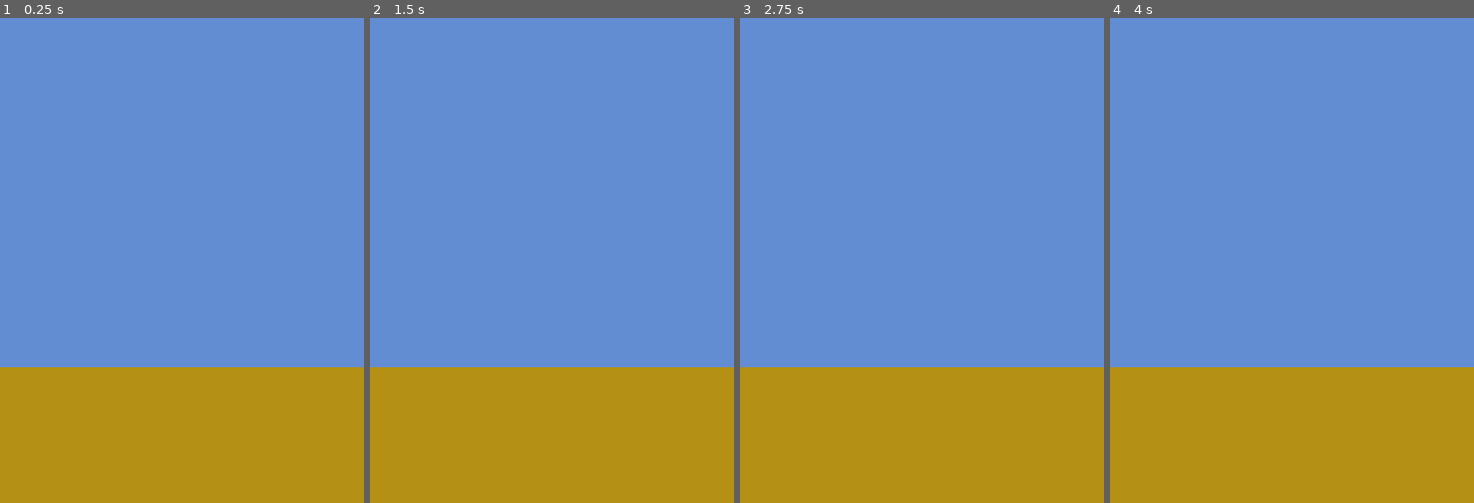
Above: before the commit, frames 1-4 (left to right).
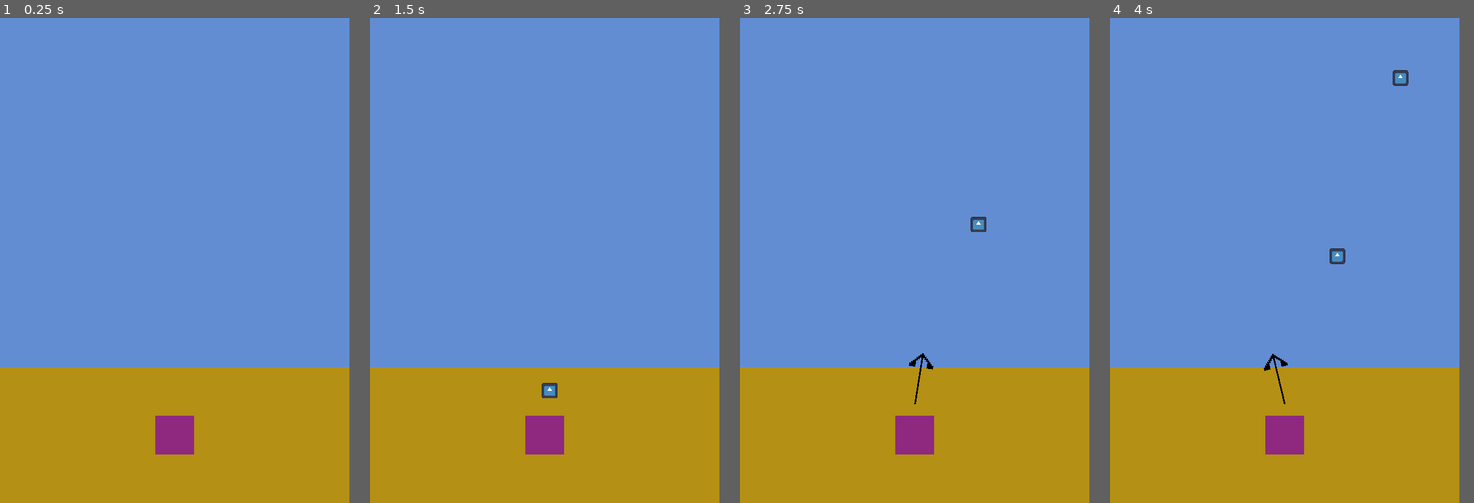
Above: after the commit, the same moments.

Repository: frostblooded/dirty_sea
Game: Godot game, scene res://scenes/game.tscn
Same seed, same stepped clock (60 frames per second), same inputs: the game is played once before the commit and once after it. The engine's default icon, where the game draws it, is replaced by a stand-in: a white triangle on a blue panel in a dark square.
Inputs:
- Up to frame 1 (0.25 s): no input
- Up to frame 2 (1.5 s): tap Enter at 0.5 s; tap Space (interact, bound only after the commit) at 0.6, 1.35 s
- Up to frame 3 (2.75 s): tap Space (interact, bound only after the commit) at 2.1 s
- Up to frame 4 (4 s): tap Space (interact, bound only after the commit) at 2.85, 3.6 s
In our replay, the window is 600x800 before the commit and 576x800 after it. These sizes can differ from the game's own. Grey fills any space a smaller window leaves; there, only what the larger window draws over its background counts as a difference.

The runs differ from the first frame. In frame 1, 2.0% of the frame differs, in the area x 42-100%, y 72-100%; in frame 2, 2.1%; in frame 3, 2.2%; in frame 4, 2.4%, in the area x 42-100%, y 10-100%.

Commit message:
Make the player throw trash

Diff:
--- a/project.godot
+++ b/project.godot
@@ -15,12 +15,65 @@
 config/features=PackedStringArray("4.2", "GL Compatibility")
 config/icon="res://icon.svg"
 
+[debug]
+
+gdscript/warnings/unassigned_variable=2
+gdscript/warnings/unassigned_variable_op_assign=2
+gdscript/warnings/unused_variable=2
+gdscript/warnings/unused_local_constant=2
+gdscript/warnings/unused_private_class_variable=2
+gdscript/warnings/unused_parameter=2
+gdscript/warnings/unused_signal=2
+gdscript/warnings/shadowed_variable=2
+gdscript/warnings/shadowed_variable_base_class=2
+gdscript/warnings/shadowed_global_identifier=2
+gdscript/warnings/unreachable_code=2
+gdscript/warnings/unreachable_pattern=2
+gdscript/warnings/standalone_expression=2
+gdscript/warnings/standalone_ternary=2
+gdscript/warnings/incompatible_ternary=2
+gdscript/warnings/property_used_as_function=2
+gdscript/warnings/constant_used_as_function=2
+gdscript/warnings/function_used_as_property=2
+gdscript/warnings/untyped_declaration=2
+gdscript/warnings/inferred_declaration=2
+gdscript/warnings/unsafe_property_access=2
+gdscript/warnings/unsafe_method_access=2
+gdscript/warnings/unsafe_cast=2
+gdscript/warnings/unsafe_call_argument=2
+gdscript/warnings/unsafe_void_return=2
+gdscript/warnings/return_value_discarded=2
+gdscript/warnings/static_called_on_instance=2
+gdscript/warnings/redundant_static_unload=2
+gdscript/warnings/redundant_await=2
+gdscript/warnings/assert_always_true=2
+gdscript/warnings/assert_always_false=2
+gdscript/warnings/integer_division=2
+gdscript/warnings/narrowing_conversion=2
+gdscript/warnings/int_as_enum_without_cast=2
+gdscript/warnings/int_as_enum_without_match=2
+gdscript/warnings/empty_file=2
+gdscript/warnings/deprecated_keyword=2
+gdscript/warnings/confusable_identifier=2
+gdscript/warnings/confusable_local_declaration=2
+gdscript/warnings/confusable_local_usage=2
+
 [display]
 
-window/size/viewport_width=600
+window/size/viewport_width=576
 window/size/viewport_height=800
+
+[input]
+
+interact={
+"deadzone": 0.5,
+"events": [Object(InputEventKey,"resource_local_to_scene":false,"resource_name":"","device":-1,"window_id":0,"alt_pressed":false,"shift_pressed":false,"ctrl_pressed":false,"meta_pressed":false,"pressed":false,"keycode":0,"physical_keycode":32,"key_label":0,"unicode":32,"echo":false,"script":null)
+, Object(InputEventKey,"resource_local_to_scene":false,"resource_name":"","device":-1,"window_id":0,"alt_pressed":false,"shift_pressed":false,"ctrl_pressed":false,"meta_pressed":false,"pressed":false,"keycode":0,"physical_keycode":69,"key_label":0,"unicode":101,"echo":false,"script":null)
+]
+}
 
 [rendering]
 
+textures/canvas_textures/default_texture_filter=0
 renderer/rendering_method="gl_compatibility"
 renderer/rendering_method.mobile="gl_compatibility"
--- a/scenes/game.tscn
+++ b/scenes/game.tscn
@@ -1,4 +1,6 @@
-[gd_scene load_steps=5 format=3 uid="uid://cvvvodfer4c1a"]
+[gd_scene load_steps=6 format=3 uid="uid://cvvvodfer4c1a"]
+
+[ext_resource type="PackedScene" uid="uid://cipl4wfygi7qj" path="res://scenes/player.tscn" id="1_mv7qe"]
 
 [sub_resource type="Gradient" id="Gradient_ts1nn"]
 offsets = PackedFloat32Array(1)
@@ -17,11 +19,16 @@
 [node name="Game" type="Node2D"]
 
 [node name="SandSprite" type="Sprite2D" parent="."]
-position = Vector2(300, 687.875)
-scale = Vector2(2.34375, 223.75)
+position = Vector2(288, 687.875)
+scale = Vector2(2.25, 223.75)
 texture = SubResource("GradientTexture1D_bx5ol")
+metadata/_edit_lock_ = true
 
 [node name="SeaSprite" type="Sprite2D" parent="."]
-position = Vector2(300, 288)
-scale = Vector2(2.34375, 576)
+position = Vector2(288, 288)
+scale = Vector2(2.25, 576)
 texture = SubResource("GradientTexture1D_81qra")
+metadata/_edit_lock_ = true
+
+[node name="Player" parent="." instance=ExtResource("1_mv7qe")]
+position = Vector2(288, 688)
--- /dev/null
+++ b/scenes/player.tscn
@@ -0,0 +1,93 @@
+[gd_scene load_steps=12 format=3 uid="uid://cipl4wfygi7qj"]
+
+[ext_resource type="Script" path="res://scripts/state_machine.gd" id="1_paxsl"]
+[ext_resource type="Script" path="res://scripts/player.gd" id="1_rvk1n"]
+[ext_resource type="PackedScene" uid="uid://haigi0yvbuad" path="res://scenes/trash.tscn" id="2_p8qil"]
+[ext_resource type="Script" path="res://scripts/player_idle_state.gd" id="2_y0sio"]
+[ext_resource type="Script" path="res://scripts/player_preparing_state.gd" id="3_4fsjm"]
+[ext_resource type="Texture2D" uid="uid://dgspq82cbiseh" path="res://assets/arrow.png" id="5_2aopv"]
+
+[sub_resource type="Gradient" id="Gradient_te0ft"]
+offsets = PackedFloat32Array(0)
+colors = PackedColorArray(0.562315, 0.157941, 0.500579, 1)
+
+[sub_resource type="GradientTexture1D" id="GradientTexture1D_5plfc"]
+gradient = SubResource("Gradient_te0ft")
+
+[sub_resource type="Animation" id="Animation_6wjmk"]
+resource_name = "move"
+loop_mode = 2
+tracks/0/type = "value"
+tracks/0/imported = false
+tracks/0/enabled = true
+tracks/0/path = NodePath(".:rotation")
+tracks/0/interp = 1
+tracks/0/loop_wrap = true
+tracks/0/keys = {
+"times": PackedFloat32Array(0, 1),
+"transitions": PackedFloat32Array(1, 1),
+"update": 0,
+"values": [-0.785398, 0.785398]
+}
+
+[sub_resource type="Animation" id="Animation_1s887"]
+length = 0.001
+tracks/0/type = "value"
+tracks/0/imported = false
+tracks/0/enabled = true
+tracks/0/path = NodePath(".:rotation")
+tracks/0/interp = 1
+tracks/0/loop_wrap = true
+tracks/0/keys = {
+"times": PackedFloat32Array(0),
+"transitions": PackedFloat32Array(1),
+"update": 0,
+"values": [-0.785398]
+}
+
+[sub_resource type="AnimationLibrary" id="AnimationLibrary_j8qiy"]
+_data = {
+"RESET": SubResource("Animation_1s887"),
+"move": SubResource("Animation_6wjmk")
+}
+
+[node name="Player" type="Node2D" node_paths=PackedStringArray("arrow_texture", "arrow_texture_animation_player", "trash_spawn")]
+script = ExtResource("1_rvk1n")
+arrow_texture = NodePath("ArrowTexture")
+arrow_texture_animation_player = NodePath("ArrowTexture/AnimationPlayer")
+trash_scene = ExtResource("2_p8qil")
+trash_speed = 250.0
+trash_spawn = NodePath("TrashSpawn")
+
+[node name="Sprite2D" type="Sprite2D" parent="."]
+scale = Vector2(0.25, 64.5)
+texture = SubResource("GradientTexture1D_5plfc")
+
+[node name="StateMachine" type="Node" parent="." node_paths=PackedStringArray("_initial_state")]
+script = ExtResource("1_paxsl")
+_initial_state = NodePath("PlayerIdleState")
+
+[node name="PlayerIdleState" type="Node" parent="StateMachine"]
+script = ExtResource("2_y0sio")
+
+[node name="PlayerPreparingState" type="Node" parent="StateMachine"]
+script = ExtResource("3_4fsjm")
+
+[node name="ArrowTexture" type="TextureRect" parent="."]
+z_index = 10
+offset_left = -19.6392
+offset_top = -136.274
+offset_right = 20.3608
+offset_bottom = -50.9403
+rotation = -0.785398
+pivot_offset = Vector2(19.6392, 86.2736)
+texture = ExtResource("5_2aopv")
+expand_mode = 5
+
+[node name="AnimationPlayer" type="AnimationPlayer" parent="ArrowTexture"]
+libraries = {
+"": SubResource("AnimationLibrary_j8qiy")
+}
+
+[node name="TrashSpawn" type="Node2D" parent="."]
+position = Vector2(0, -50)
--- /dev/null
+++ b/scenes/trash.tscn
@@ -0,0 +1,10 @@
+[gd_scene load_steps=2 format=3 uid="uid://haigi0yvbuad"]
+
+[ext_resource type="Texture2D" uid="uid://cu6ad75jyrma3" path="res://icon.svg" id="1_bcyjk"]
+
+[node name="Trash" type="RigidBody2D"]
+gravity_scale = 0.0
+
+[node name="Sprite2D" type="Sprite2D" parent="."]
+scale = Vector2(0.2, 0.2)
+texture = ExtResource("1_bcyjk")
--- /dev/null
+++ b/scripts/helpers.gd
@@ -0,0 +1,5 @@
+class_name Helpers
+
+static func safe_connect(sig: Signal, callable: Callable) -> void:
+    var result: int = sig.connect(callable)
+    assert(result == OK)
--- /dev/null
+++ b/scripts/player.gd
@@ -0,0 +1,11 @@
+class_name Player
+extends Node2D
+
+@export var arrow_texture: TextureRect
+@export var arrow_texture_animation_player: AnimationPlayer
+@export var trash_scene: PackedScene
+@export var trash_speed: float = 10
+@export var trash_spawn: Node2D
+
+func _ready() -> void:
+	arrow_texture.hide()
--- /dev/null
+++ b/scripts/player_idle_state.gd
@@ -0,0 +1,6 @@
+class_name PlayerIdleState
+extends State
+
+func state_process(_delta: float, _player: Node) -> void:
+	if Input.is_action_just_pressed("interact"):
+		transitioned.emit(self, "PlayerPreparingState")
--- /dev/null
+++ b/scripts/player_preparing_state.gd
@@ -0,0 +1,23 @@
+class_name PlayerPreparingState
+extends State
+
+func enter(parent: Node) -> void:
+	var player: Player = parent as Player
+	player.arrow_texture_animation_player.play("move")
+	player.arrow_texture.show()
+
+func exit(parent: Node) -> void:
+	var player: Player = parent as Player
+	player.arrow_texture_animation_player.stop()
+	player.arrow_texture.hide()
+
+func state_process(_delta: float, parent: Node) -> void:
+	if Input.is_action_just_pressed("interact"):
+		var player: Player = parent as Player
+		var direction: Vector2 = Vector2.UP.rotated(player.arrow_texture.rotation)
+		var trash: RigidBody2D = player.trash_scene.instantiate() as RigidBody2D
+		trash.linear_velocity = direction * player.trash_speed
+		trash.position = player.trash_spawn.global_position
+		get_tree().get_root().add_child(trash)
+
+		transitioned.emit(self, "PlayerIdleState")
--- /dev/null
+++ b/scripts/state.gd
@@ -0,0 +1,13 @@
+class_name State
+extends Node
+
+signal transitioned(this_state: State, new_state_name: String)
+
+func enter(_parent: Node) -> void:
+	pass
+
+func exit(_parent: Node) -> void:
+	pass
+
+func state_process(_delta: float, _parent: Node) -> void:
+	pass
--- /dev/null
+++ b/scripts/state_machine.gd
@@ -0,0 +1,34 @@
+extends Node
+
+@export var _initial_state: State
+
+@onready var _parent: Node = get_parent() as Node
+
+var _states: Dictionary
+
+var _current_state: State:
+	set(val):
+		if _current_state:
+			_current_state.exit(_parent)
+
+		_current_state = val
+		_current_state.enter(_parent)
+
+func _ready() -> void:
+	for child: State in get_children():
+		_states[child.name] = child
+		Helpers.safe_connect(child.transitioned, on_state_transitioned)
+
+	_current_state = _initial_state
+
+func _process(delta: float) -> void:
+	if _current_state:
+		_current_state.state_process(delta, _parent)
+
+func on_state_transitioned(state: State, new_state_name: String) -> void:
+	assert(state == _current_state)
+
+	var new_state: State = _states[new_state_name]
+	assert(new_state)
+
+	_current_state = new_state
Binary file added: assets/arrow.aseprite
Binary file added: assets/arrow.png
Not shown, added: assets/arrow.png.import
